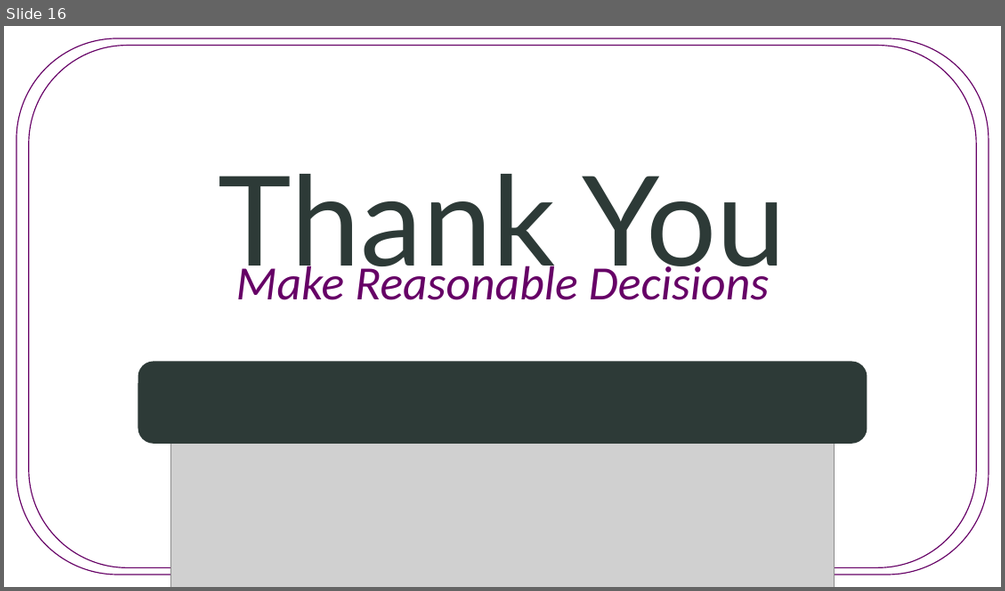
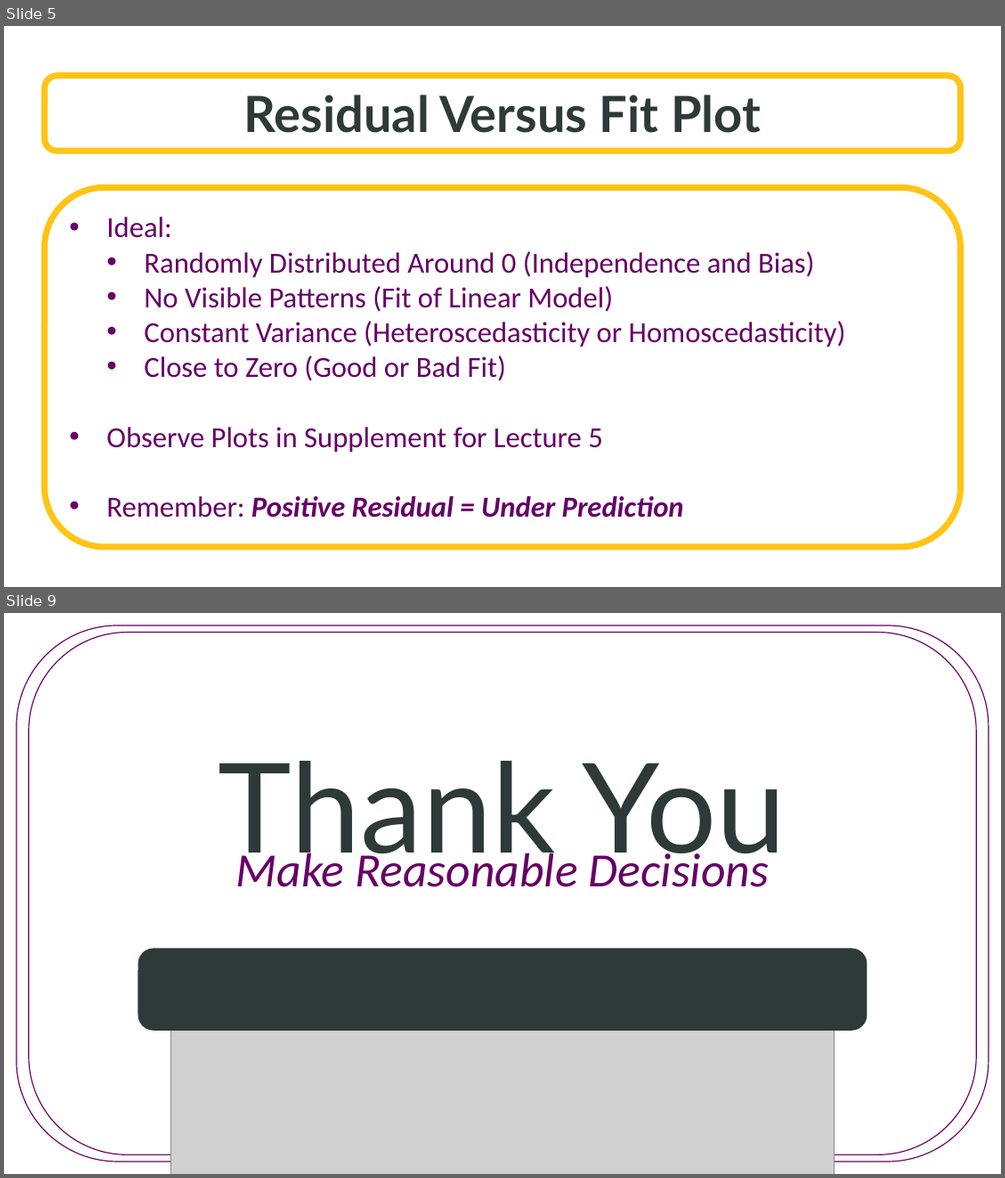
Before and after one commit to SuperMarioGiacomazzo/STOR455_WEBSITE, a slide deck: Lectures/5 - Assessing Conditions.pptx. Shown one above the other, each under a label of ours: slide 16 before the commit, slides 5 and 9 after it; the slides between them are not shown. The pictures are 1005x591 and 1005x1178 pixels, drawn with LibreOffice and Linux fonts; fonts in the diff are those of the drawing; grey boxes stand for pictures; background and template pictures are left out. Boxes give left, top, right and bottom in pixels: in the first picture for what was removed or moved away, otherwise in the second. Text is boxed around its words. In the diff, an @@ line names an element or a change of style, - is before the commit and + after.

```diff
--- a/Lectures/5 - Assessing Conditions.pptx
+++ b/Lectures/5 - Assessing Conditions.pptx
@@ slide 5 added at <box>4,26,1001,587</box>, background picture (left out) @@
@@ rounded rectangle added at <box>44,75,961,151</box>, fill #FFFFFF at 70% opacity, outline #FFC416 6 pt, 48 pt, text #2D3A37, bold @@
+Residual Versus Fit Plot
@@ rounded rectangle added at <box>44,187,961,547</box>, fill #FFFFFF, outline #FFC416 6 pt, 28 pt, text #660066 @@
+• Ideal:
+  • Randomly Distributed Around 0 (Independence and Bias)
+  • No Visible Patterns (Fit of Linear Model)
+  • Constant Variance (Heteroscedasticity or Homoscedasticity)
+  • Close to Zero (Good or Bad Fit)
+• Observe Plots in Supplement for Lecture 5
+• Remember: Positive Residual = Under Prediction
@@ what was slide 16 is now slide 9 @@
```
Also in this commit, not shown: 2 slides changed, 5 other slides added, 13 slides removed, 12 other files.
